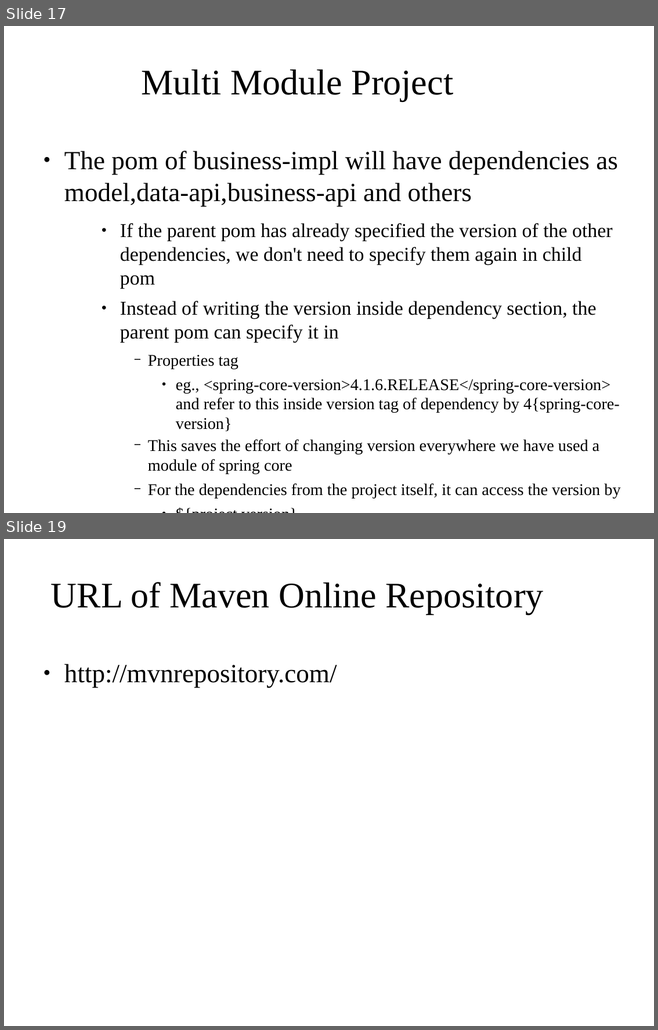
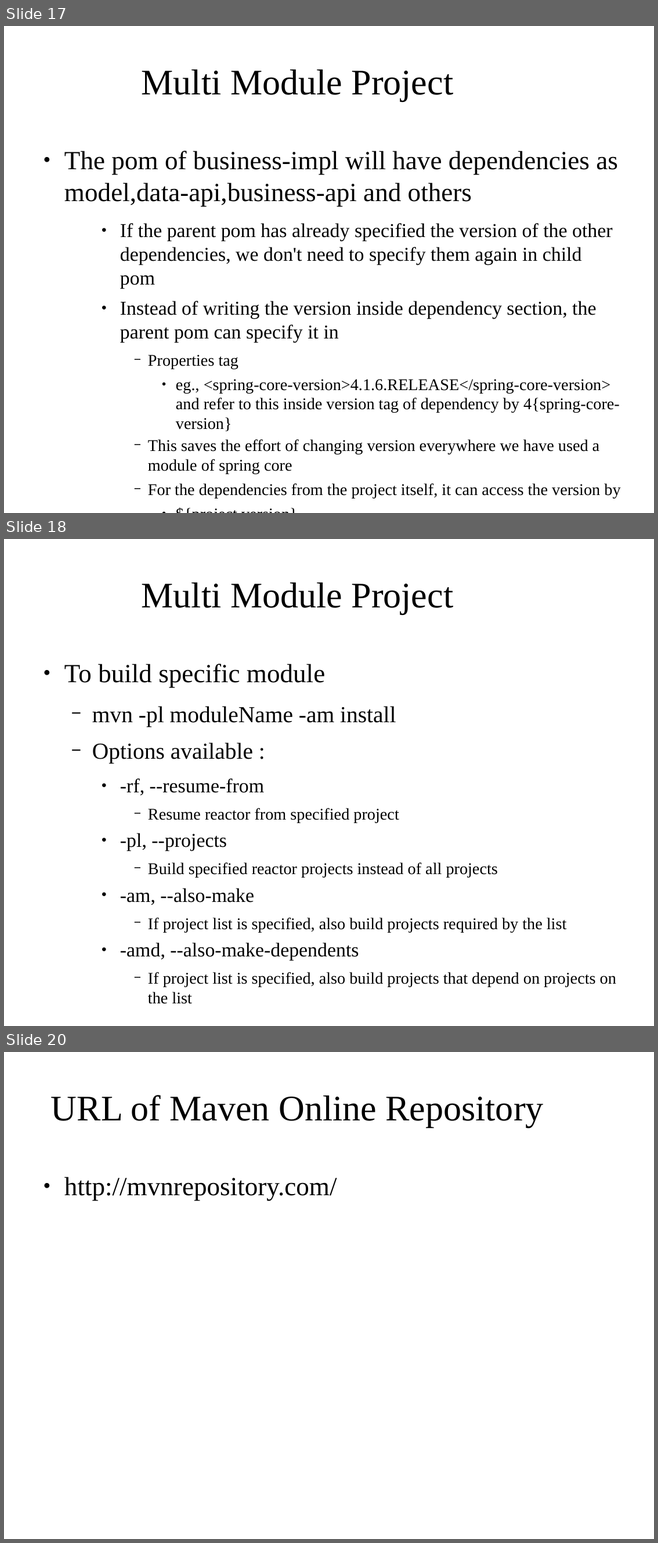
Before and after one commit to shikha-desai/Internship_PreWork, a slide deck: Tools/Maven/Maven_Notes.odp. Shown one above the other, each under a label of ours: slides 17 and 19 before the commit, slides 17, 18 and 20 after it; the slides between them are not shown. The pictures are 658x1030 and 658x1543 pixels, drawn with LibreOffice and Linux fonts; fonts in the diff are those of the drawing; background and template pictures are left out. Boxes give left, top, right and bottom in pixels: in the first picture for what was removed or moved away, otherwise in the second. Text is boxed around its words. In the diff, an @@ line names an element or a change of style, - is before the commit and + after.

```diff
--- a/Tools/Maven/Maven_Notes.odp
+++ b/Tools/Maven/Maven_Notes.odp
@@ slide 18 added at (4, 539, 654, 1026), background picture (left out) @@
@@ title added at (141, 583, 453, 614), 44 pt, text #000000 @@
+Multi Module Project
@@ text added at (64, 664, 616, 1004), 20 pt, text #000000 @@
+● To build specific module
+  − mvn -pl moduleName -am install
+  − Options available :
+    ● -rf, --resume-from
+      − Resume reactor from specified project
+    ● -pl, --projects
+      − Build specified reactor projects instead of all projects
+    ● -am, --also-make
+      − If project list is specified, also build projects required by the list
+    ● -amd, --also-make-dependents
+      − If project list is specified, also build projects that depend on projects on the list
@@ what was slide 19 is now slide 20 @@
```
Also in this commit, not shown: 1 slide changed, 2 other files.
